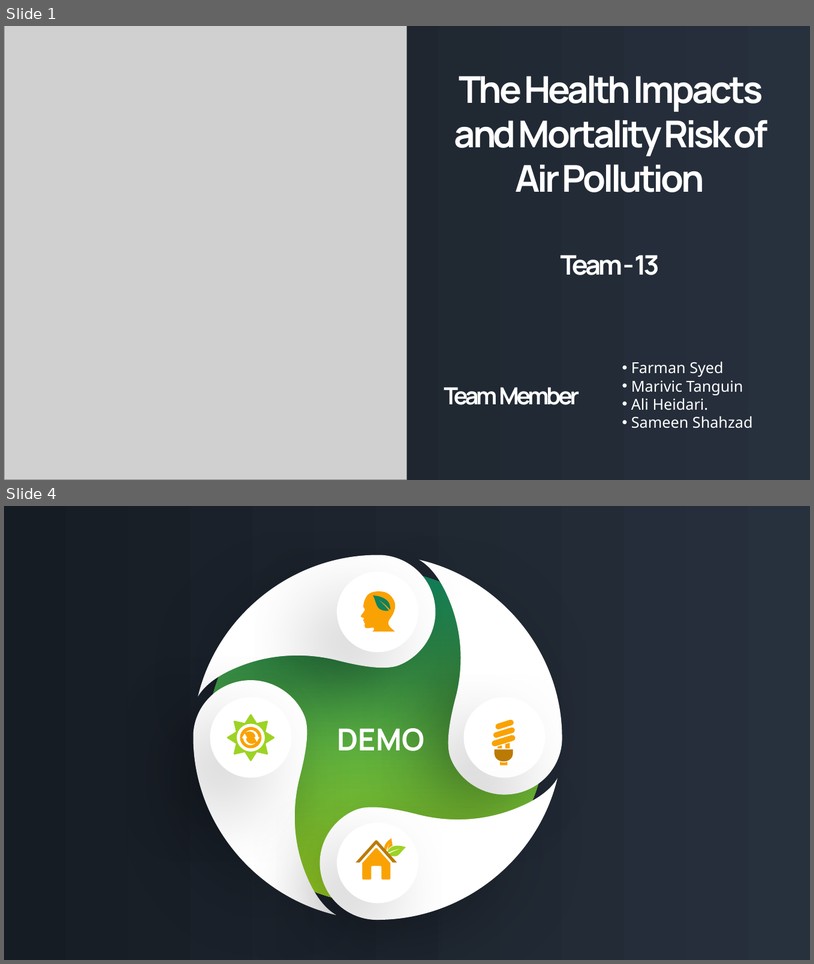
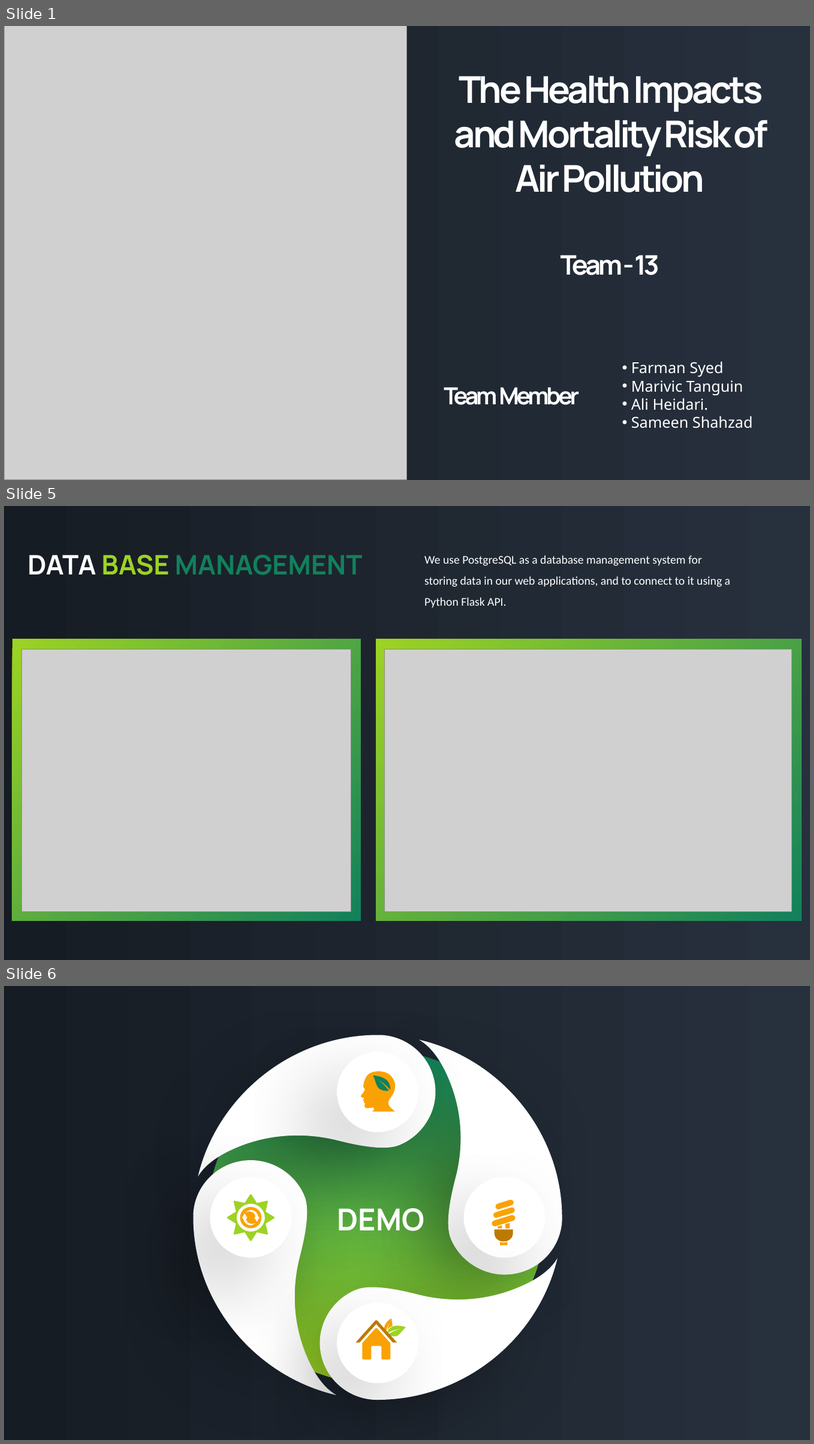
Before and after one commit to sameenshahzad/Project-3_Group-13, a slide deck: Slides & Analysis/Air Pollution.pptx. Shown one above the other, each under a label of ours: slides 1 and 4 before the commit, slides 1, 5 and 6 after it; the slides between them are not shown. The pictures are 814x964 and 814x1444 pixels, drawn with LibreOffice and Linux fonts; fonts in the diff are those of the drawing; grey boxes stand for pictures. Boxes give left, top, right and bottom in pixels: in the first picture for what was removed or moved away, otherwise in the second. Text is boxed around its words. In the diff, an @@ line names an element or a change of style, - is before the commit and + after.

```diff
--- a/Slides & Analysis/Air Pollution.pptx
+++ b/Slides & Analysis/Air Pollution.pptx
@@ slide 5 added at bbox=[4, 506, 810, 960], background #FFFFFF; not listed: 1 template element that a slide beside it also shows @@
@@ text added at bbox=[27, 555, 363, 575], 32 pt, text #11815C, bold @@
+DATA BASE MANAGEMENT
@@ text added at bbox=[425, 555, 731, 607], 14 pt, text #FFFFFF @@
+We use PostgreSQL as a database management system for storing data in our web applications, and to connect to it using a Python Flask API.
@@ rectangle added at bbox=[12, 639, 362, 921], fill gradient #11815C to #9DD323 @@
@@ picture added at bbox=[21, 649, 351, 912] @@
@@ rectangle added at bbox=[376, 639, 801, 921], fill gradient #11815C to #9DD323 @@
@@ picture added at bbox=[385, 649, 793, 912] @@
@@ what was slide 4 is now slide 6 @@
```
Also in this commit, not shown: 4 slides changed, 6 other slides added, 3 slides removed.
